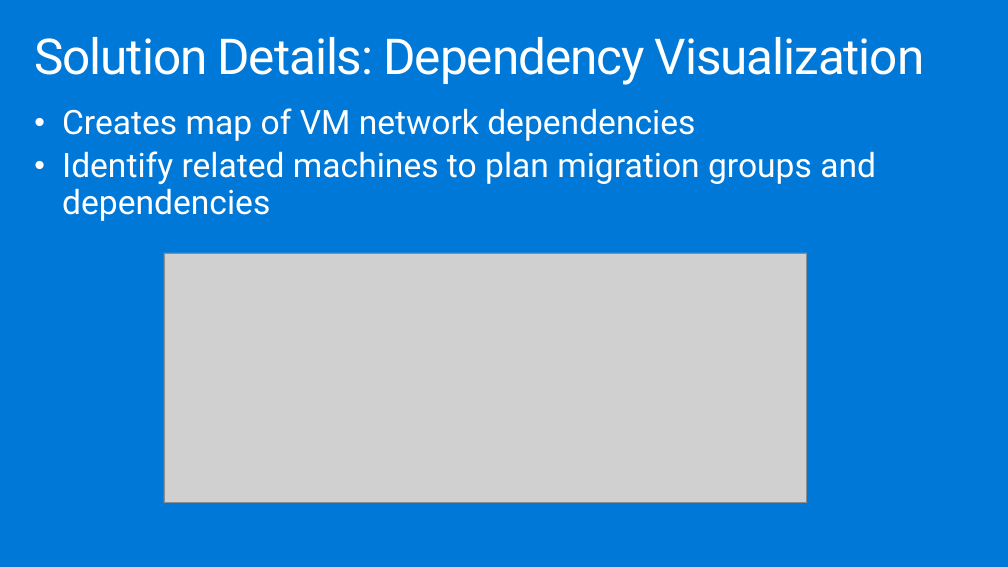
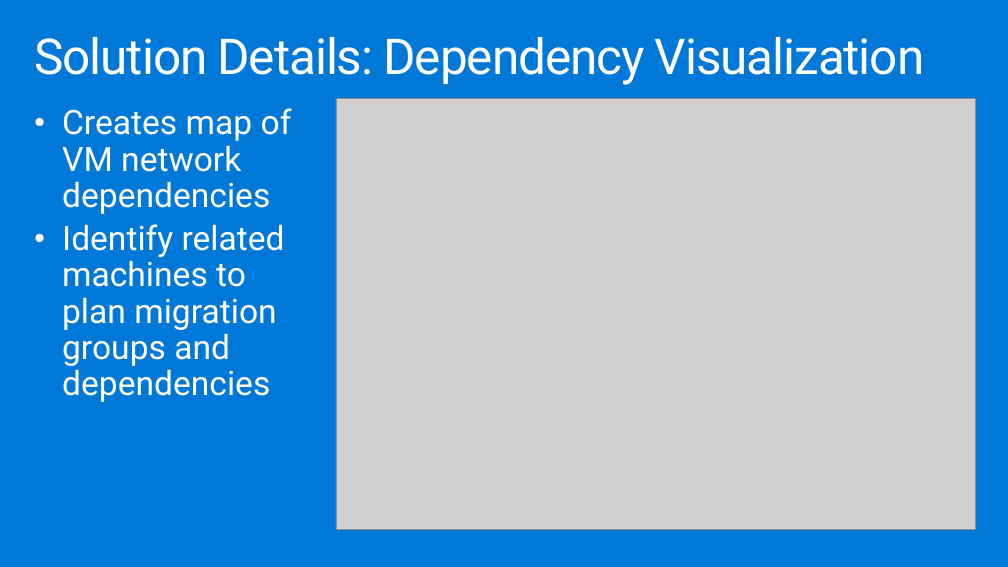
Before and after one commit to walezbee/AzureFunMigration, a slide deck: slide 24 of Whiteboard design session/WDS trainer presentation - Line-of-business application migration.pptx (slide 23 before the commit). Drawn at 1008x567 pixels with LibreOffice and Linux fonts; fonts in the diff are those of the drawing; grey boxes stand for pictures. Boxes give left, top, right and bottom in pixels: in the first picture for what was removed or moved away, otherwise in the second. Text is boxed around its words. In the diff, an @@ line names an element or a change of style, - is before the commit and + after.

```diff
--- a/Whiteboard design session/WDS trainer presentation - Line-of-business application migration.pptx
+++ b/Whiteboard design session/WDS trainer presentation - Line-of-business application migration.pptx
@@ text "Creates map of VM network ..." rewrapped from [62, 108, 876, 221] to [62, 108, 292, 402] @@
@@ picture added at [336, 98, 975, 529] @@
@@ picture removed at [164, 253, 807, 504] @@
```
Also in this commit, not shown: 3 other slides changed, 1 slide added, 2 other files.
